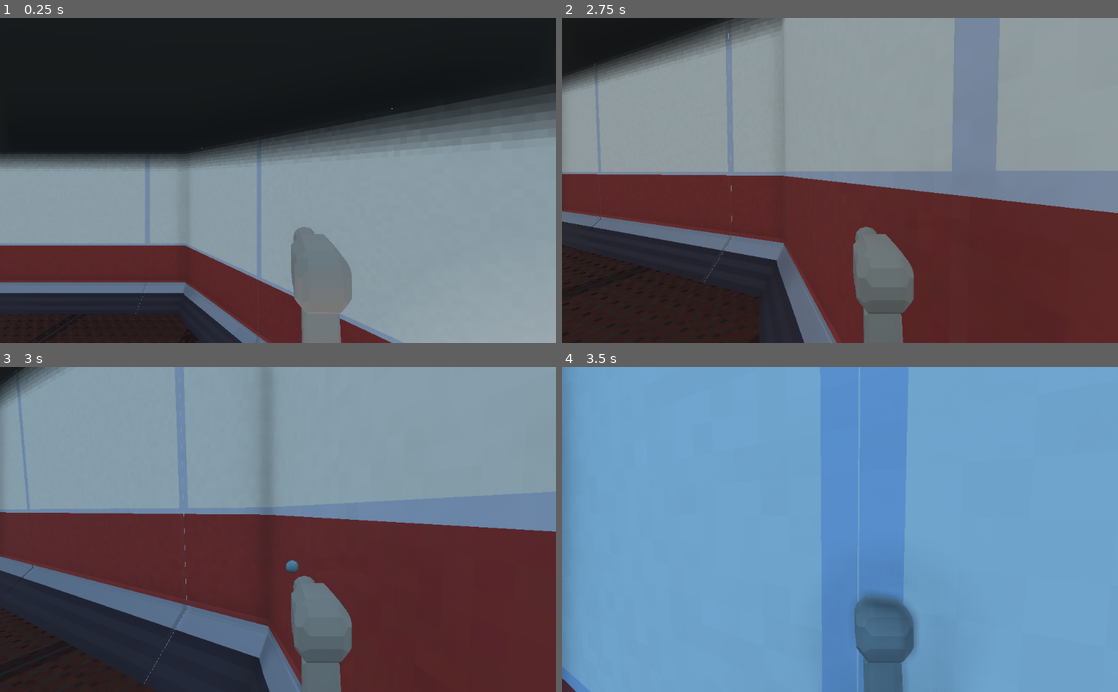
Above: before the commit, frames 1-4 (two rows, left to right).
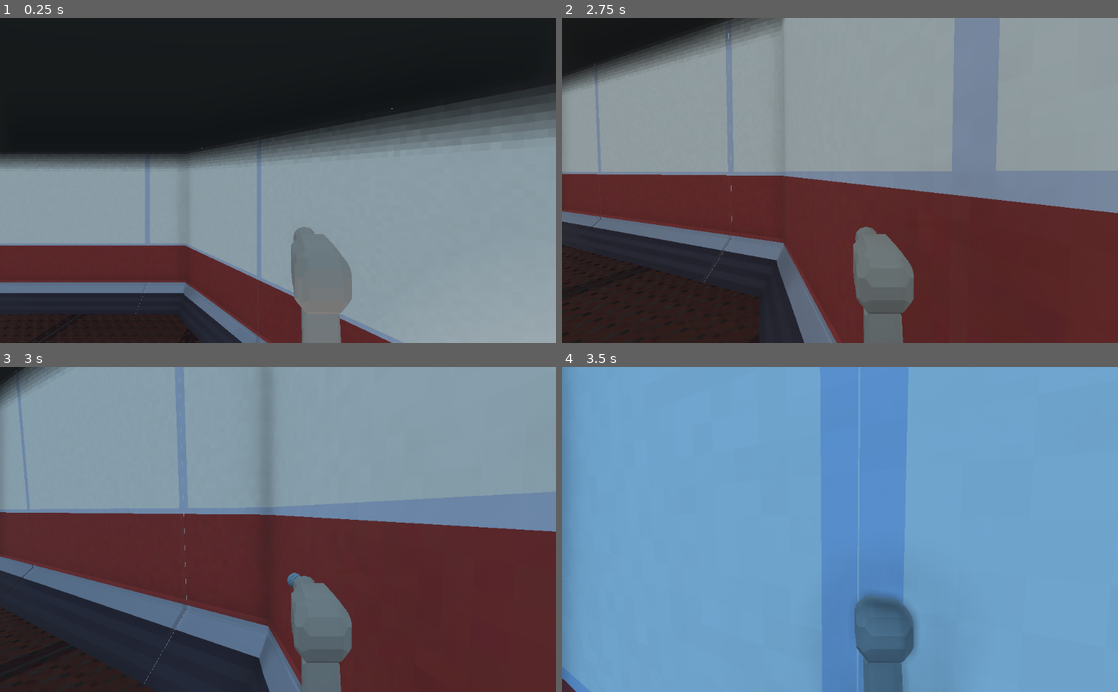
Above: after the commit, the same moments.

Repository: Naronco/JingleJam2020
Game: Godot game, scene res://main.tscn
Same seed, same stepped clock (60 frames per second), same inputs: the game is played once before the commit and once after it.
Inputs (mouse positions are in pixels of both pictures, inside the frame that each line leads up to):
- Up to frame 1 (0.25 s): no input
- Up to frame 2 (2.75 s): tap Enter at 0.5 s; move the mouse to (962, 164) at 0.52 s; hold D (movement_right) 0.53-1.28 s; click (962, 164) at 0.67 s; tap Space (movement_jump) at 0.77, 1.52 s; move the mouse to (812, 180) at 1.27 s; hold W (movement_forward) from 1.28 s (still down); move the mouse to (851, 174) at 2.02 s
- Up to frame 3 (3 s): keep holding W (movement_forward); move the mouse to (272, 536) at 2.77 s; click (272, 536) at 2.92 s
- Up to frame 4 (3.5 s): keep holding W (movement_forward); tap Space (movement_jump) at 3.02 s

Frames 1-2 are identical in both runs. In frame 3, 0.1% of the frame differs, in the area x 51-55%, y 59-68%; in frame 4, nothing differs.

Commit message:
fix shooting

Diff:
--- a/Player.gd
+++ b/Player.gd
@@ -223,14 +223,13 @@
 	return false
 
 func shoot():
+	var up = -PLAYER_GRAVITY.normalized()
 	var paintball = Paintball.instance()
 	paintball.gravity = PLAYER_GRAVITY
 	paintball.direction = -camera.global_transform.basis.z
-	paintball.transform.origin = $RotationHelper/Camera/gun.global_transform.origin - camera.global_transform.origin + camera.transform.origin + Vector3(0, 0.1, 0)
-	paintball.transform.origin += paintball.direction * 0.15
-	paintball.direction.y += 0.05
+	paintball.transform.origin = $RotationHelper/Camera/gun.transform.origin + Vector3(0, 0.1, 0)
 	add_collision_exception_with(paintball)
-	add_child(paintball)
+	$RotationHelper/Camera.add_child(paintball)
 	shootWait = shootCooldown
 
 func _input(event):
